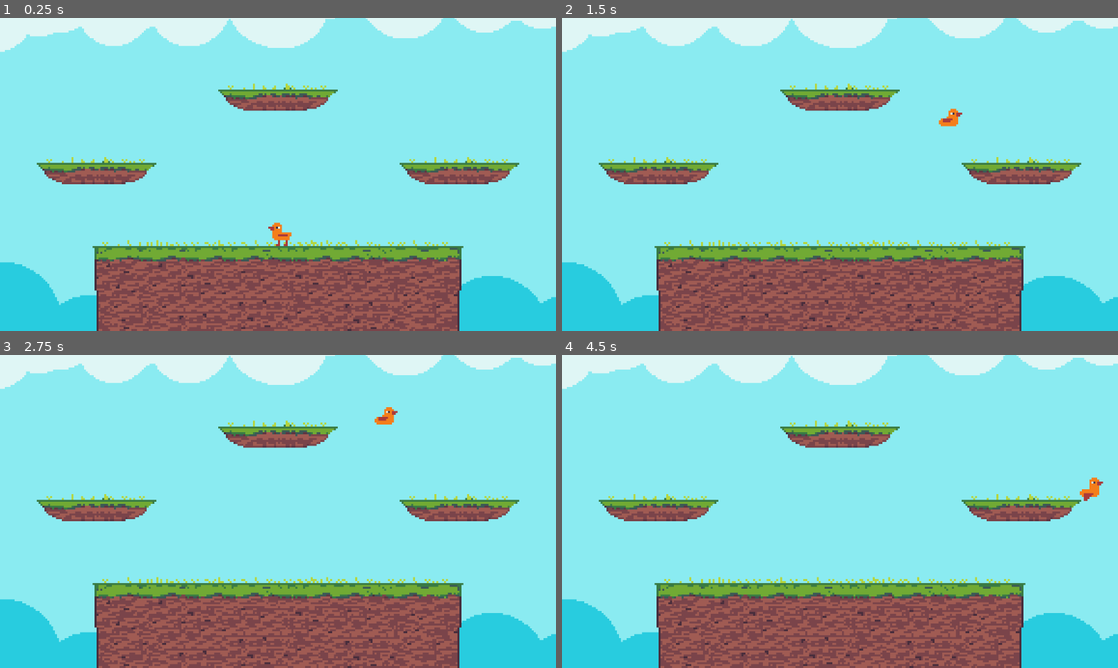
Above: before the commit, frames 1-4 (two rows, left to right).
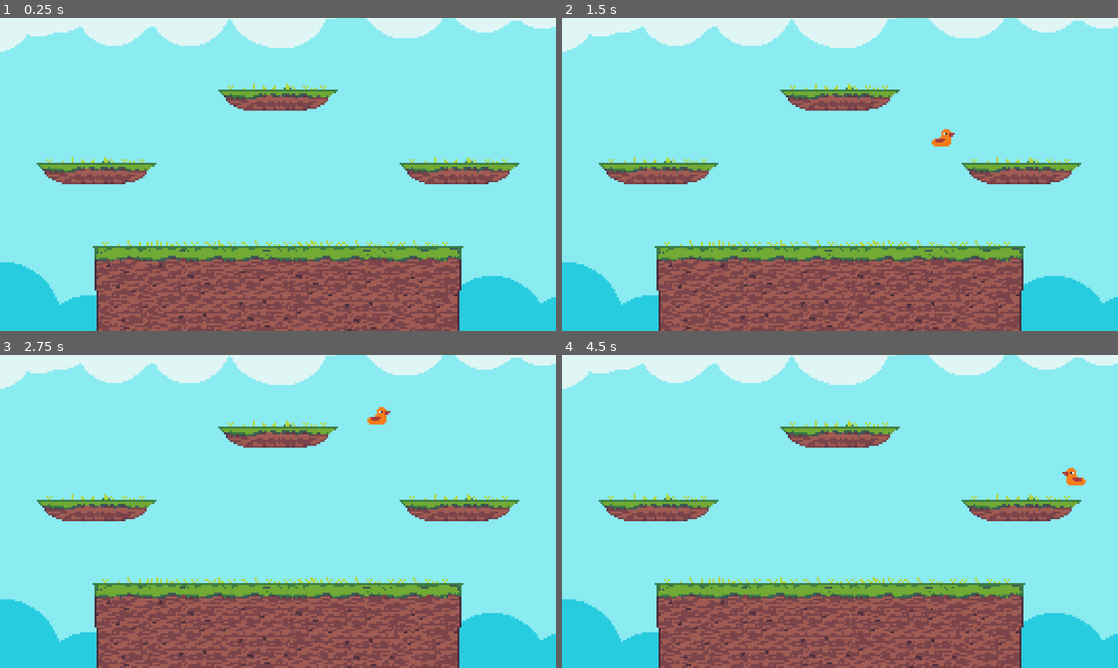
Above: after the commit, the same moments.

Repository: Shuflduf/Goose-Fight-Real
Game: Godot game, scene res://world.tscn
Two runs of this game, one before a commit and one after it. Both use one fixed random seed, a clock stepped at 60 frames per second and the inputs below.
Inputs:
- Up to frame 1 (0.25 s): no input
- Up to frame 2 (1.5 s): tap Enter at 0.5 s; hold Right (right) from 0.53 s (still down); tap Z (jump) at 0.6, 0.77, 1.07, 1.35 s
- Up to frame 3 (2.75 s): tap Z (jump) at 1.52, 1.82, 2.1 s; release Right (right) at 2.03 s; hold Left (left) from 2.03 s (still down)
- Up to frame 4 (4.5 s): release Left (left) at 2.78 s; hold Right (right) 2.78-4.28 s; tap Z (jump) at 2.85, 3.02, 3.32, 3.6, 3.77, 4.07, 4.35 s; hold Left (left) from 4.28 s (still down)

The runs differ from the first frame. In frame 1, 0.2% of the frame differs, in the area x 48-53%, y 65-73%; in frame 2, 0.3%; in frame 3, 0.2%; in frame 4, 0.3%, in the area x 90-98%, y 36-47%.

Commit message:
i started making attacks, but then i realized i need more players tto test it on, then i realized i needed a better input solution for multiple players, and so im here now

Diff:
--- a/Player/player_component.gd
+++ b/Player/player_component.gd
@@ -1,4 +1,4 @@
 class_name PlayerComponent
 extends Node
 
-@onready var p: CharacterBody2D = get_parent()
+@onready var p: Player = get_parent()
--- a/horizontal_movement.gd
+++ b/horizontal_movement.gd
@@ -16,6 +16,12 @@
 var running: bool = false
 var run_timer: float = 0.0
 var last_run_dir: int = 0
+
+func _unhandled_input(event: InputEvent) -> void:
+    if event is InputEventKey:
+        print("KEY")
+    if event is InputEventJoypadButton:
+        print(event.device)
 
 func _physics_process(delta: float) -> void:
     var input_dir: float = Input.get_axis(&"left", &"right")
--- /dev/null
+++ b/input_handler.gd
@@ -0,0 +1,11 @@
+class_name InputHandler
+extends PlayerComponent
+
+func event_is_action_pressed(event: InputEvent, action: StringName) -> bool:
+    if p.input_index == -1:
+        if event is InputEventKey:
+            return event.is_action_pressed(action)
+    else:
+        if event.device == p.input_index:
+            return event.is_action_pressed(action)
+    return false
--- /dev/null
+++ b/input_test.gd
@@ -0,0 +1,7 @@
+extends PlayerComponent
+
+@export var inputs: InputHandler
+
+func _unhandled_input(event: InputEvent) -> void:
+    if inputs.event_is_action_pressed(event, &"jump"):
+        print(p.input_index)
--- a/player.gd
+++ b/player.gd
@@ -1,5 +1,9 @@
+class_name Player
 extends CharacterBody2D
 
+@onready var inp: InputHandler = $InputHandler
+
+@export var input_index: int = -1
 
 func _physics_process(_delta: float) -> void:
     move_and_slide()
--- a/player.tscn
+++ b/player.tscn
@@ -1,11 +1,12 @@
-[gd_scene load_steps=19 format=3 uid="uid://difolhje4qshv"]
+[gd_scene load_steps=24 format=3 uid="uid://difolhje4qshv"]
 
 [ext_resource type="Script" uid="uid://7s2avvmicf4j" path="res://player.gd" id="1_onrkg"]
 [ext_resource type="Script" uid="uid://dej8xkwj66gk1" path="res://Player/vertical_movement.gd" id="3_i3pqv"]
 [ext_resource type="Script" uid="uid://cummtyr5lavnp" path="res://horizontal_movement.gd" id="4_hqtel"]
-[ext_resource type="Script" uid="uid://6wrg0orn1l5y" path="res://anim_handler.gd" id="5_2hs0m"]
+[ext_resource type="Script" path="res://anim_handler.gd" id="5_2hs0m"]
 [ext_resource type="Texture2D" uid="uid://dqcy7s6ohdqad" path="res://Sprites/goose-Sheet.png" id="5_sweqy"]
-[ext_resource type="Script" uid="uid://c64eyy0lkex7j" path="res://wall_jump.gd" id="6_2hs0m"]
+[ext_resource type="Script" path="res://wall_jump.gd" id="6_2hs0m"]
+[ext_resource type="Script" uid="uid://euqlrk38ot1c" path="res://input_handler.gd" id="7_1jxqw"]
 
 [sub_resource type="RectangleShape2D" id="RectangleShape2D_fj7yv"]
 size = Vector2(48, 48)
@@ -117,6 +118,31 @@
 "name": &"walk",
 "speed": 4.0
 }]
+
+[sub_resource type="AtlasTexture" id="AtlasTexture_bwjto"]
+atlas = ExtResource("5_sweqy")
+region = Rect2(160, 0, 16, 16)
+
+[sub_resource type="AtlasTexture" id="AtlasTexture_606se"]
+atlas = ExtResource("5_sweqy")
+region = Rect2(176, 0, 16, 16)
+
+[sub_resource type="SpriteFrames" id="SpriteFrames_u1c27"]
+animations = [{
+"frames": [{
+"duration": 1.0,
+"texture": SubResource("AtlasTexture_bwjto")
+}, {
+"duration": 1.0,
+"texture": SubResource("AtlasTexture_606se")
+}],
+"loop": false,
+"name": &"default",
+"speed": 4.0
+}]
+
+[sub_resource type="RectangleShape2D" id="RectangleShape2D_2hs0m"]
+size = Vector2(10.6667, 5.33333)
 
 [node name="Player" type="CharacterBody2D"]
 z_index = 2
@@ -152,6 +178,29 @@
 script = ExtResource("6_2hs0m")
 metadata/_custom_type_script = "uid://b1hxng224wd66"
 
+[node name="Attacks" type="Node" parent="."]
+
+[node name="Jab" type="Node2D" parent="Attacks"]
+scale = Vector2(3, 3)
+
+[node name="Sprites" type="AnimatedSprite2D" parent="Attacks/Jab"]
+sprite_frames = SubResource("SpriteFrames_u1c27")
+frame = 1
+frame_progress = 1.0
+
+[node name="HitBox" type="Area2D" parent="Attacks/Jab"]
+collision_layer = 0
+collision_mask = 4
+monitorable = false
+
+[node name="CollisionShape2D" type="CollisionShape2D" parent="Attacks/Jab/HitBox"]
+position = Vector2(-2.66667, 2.66667)
+shape = SubResource("RectangleShape2D_2hs0m")
+
+[node name="InputHandler" type="Node" parent="."]
+script = ExtResource("7_1jxqw")
+metadata/_custom_type_script = "uid://b1hxng224wd66"
+
 [connection signal="jump_queued" from="VerticalMovement" to="AnimHandler" method="_on_vertical_movement_jump_queued"]
 [connection signal="jumped" from="VerticalMovement" to="AnimHandler" method="_on_vertical_movement_jumped"]
 [connection signal="didnt_move" from="HorizontalMovement" to="AnimHandler" method="_on_horizontal_movement_didnt_move"]
--- a/project.godot
+++ b/project.godot
@@ -36,6 +36,7 @@
 jump={
 "deadzone": 0.2,
 "events": [Object(InputEventKey,"resource_local_to_scene":false,"resource_name":"","device":-1,"window_id":0,"alt_press …(192 unchanged characters)…
+, Object(InputEventJoypadButton,"resource_local_to_scene":false,"resource_name":"","device":-1,"button_index":0,"pressure":0.0,"pressed":true,"script":null)
 ]
 }
 down={
--- a/world.gd
+++ b/world.gd
@@ -1,5 +1,23 @@
 extends Node2D
 
+@export var player_scene: PackedScene
 
+var registered_devices: Array[int] = []
+
+func _unhandled_input(event: InputEvent) -> void:
+    var is_controller: bool = event is InputEventJoypadButton or event is InputEventJoypadMotion
+    if event is InputEventKey and not registered_devices.has(-1):
+        registered_devices.append(-1)
+        spawn_player(-1)
+    elif is_controller and not registered_devices.has(event.device):
+        registered_devices.append(event.device)
+        spawn_player(event.device)
+
+
+func spawn_player(input_index: int) -> void:
+    var new_player: Player = player_scene.instantiate()
+    new_player.position = $SpawnPos.position
+    new_player.input_index = input_index
+    add_child(new_player)
 #func _physics_process(delta: float) -> void:
     #%Cam.position.x = sin(Time.get_ticks_msec() / 500.0) * 100.0
--- a/world.tscn
+++ b/world.tscn
@@ -23,9 +23,7 @@
 
 [node name="World" type="Node2D"]
 script = ExtResource("1_036b0")
-
-[node name="Player" parent="." instance=ExtResource("2_tlwt5")]
-position = Vector2(704, 524)
+player_scene = ExtResource("2_tlwt5")
 
 [node name="Node2D" type="Node2D" parent="."]
 position = Vector2(700, 400)
@@ -90,3 +88,6 @@
 [node name="CollisionShape2D" type="CollisionShape2D" parent="Arena/StaticBody2D5"]
 shape = SubResource("SegmentShape2D_dwbse")
 one_way_collision = true
+
+[node name="SpawnPos" type="Node2D" parent="."]
+position = Vector2(704, 488)
Binary file removed: Sprites/goose-Sheet.aseprite
Binary file changed: Sprites/goose-Sheet.png
Binary file changed: Sprites/goose.aseprite
Not shown, added: input_handler.gd.uid
Not shown, added: input_test.gd.uid
